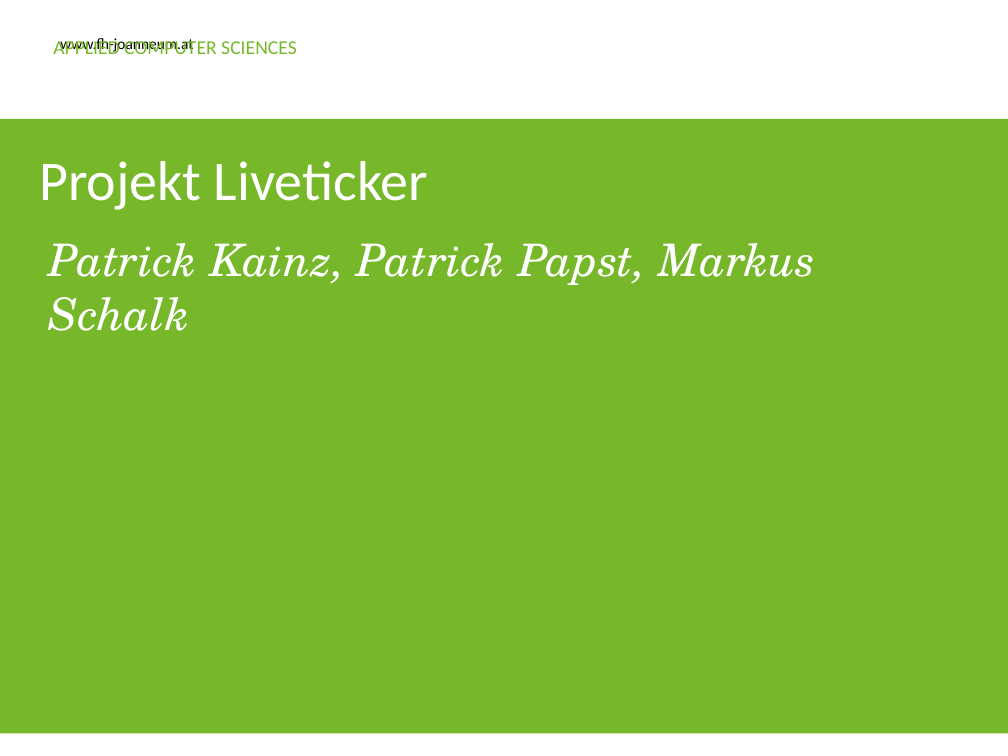
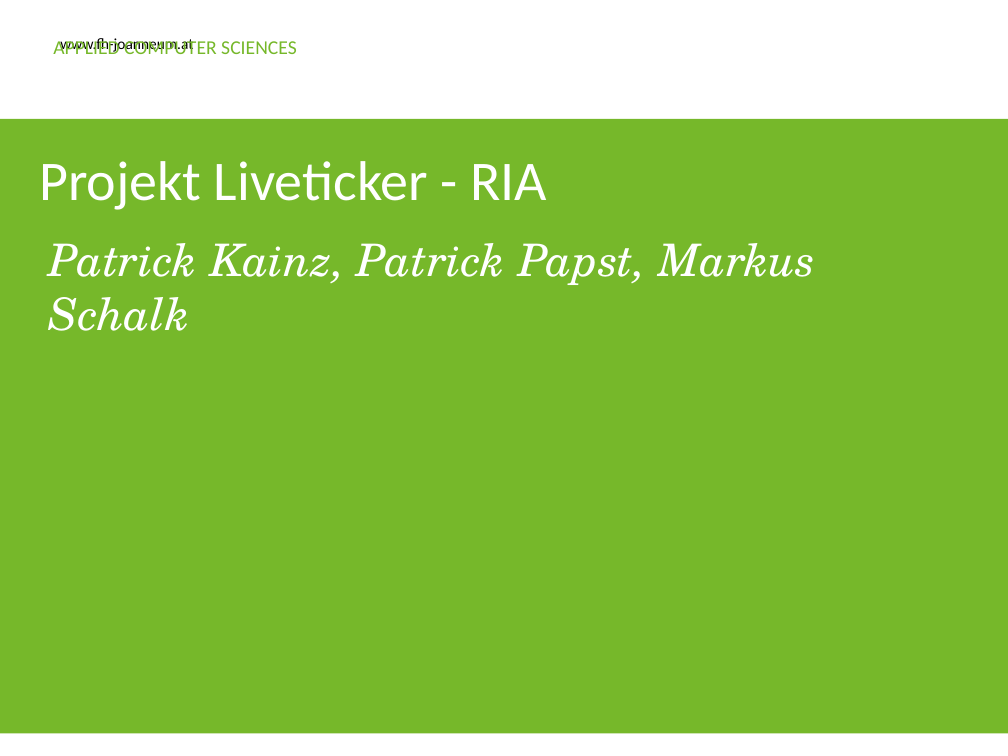
Before and after one commit to papstpat14/ria_app, a slide deck: slide 1 of doc/moodle_presentation.pptx. Drawn at 1008x756 pixels with LibreOffice and Linux fonts; fonts in the diff are those of the drawing; background and template pictures are left out. Boxes give left, top, right and bottom in pixels: in the first picture for what was removed or moved away, otherwise in the second. Text is boxed around its words. In the diff, an @@ line names an element or a change of style, - is before the commit and + after.

```diff
--- a/doc/moodle_presentation.pptx
+++ b/doc/moodle_presentation.pptx
@@ title at [39, 161, 548, 210]: text changed @@
-Projekt Liveticker
+Projekt Liveticker - RIA
```
Also in this commit, not shown: 4 other slides changed.
